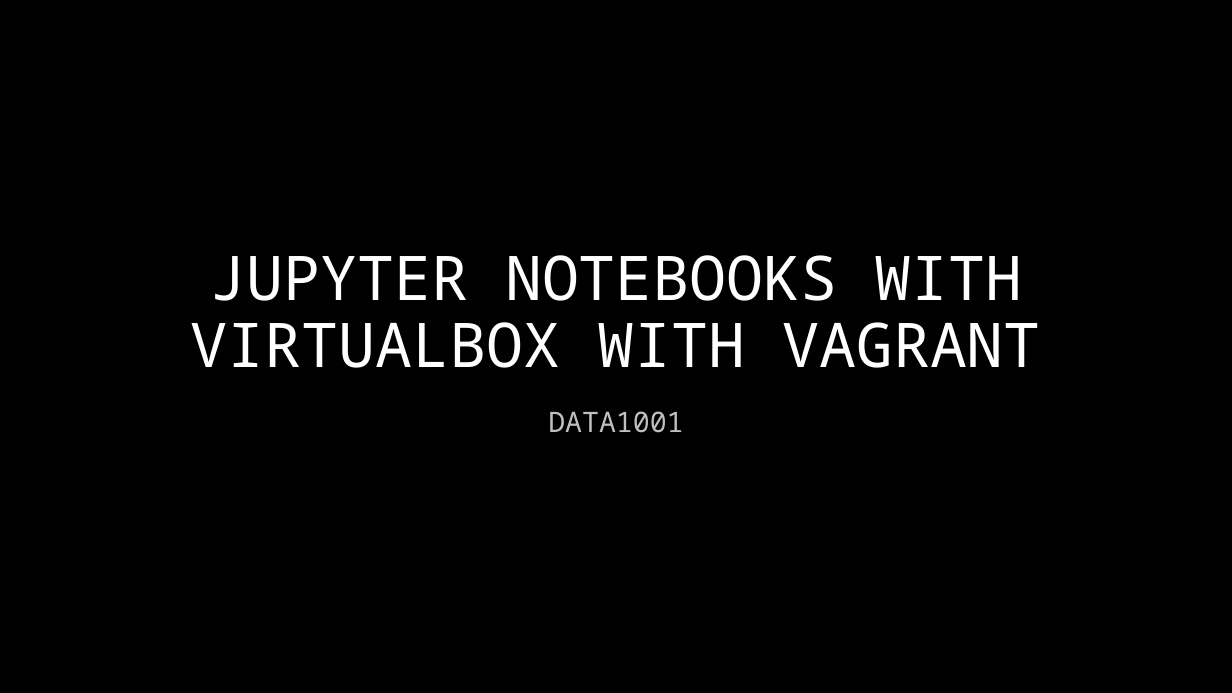
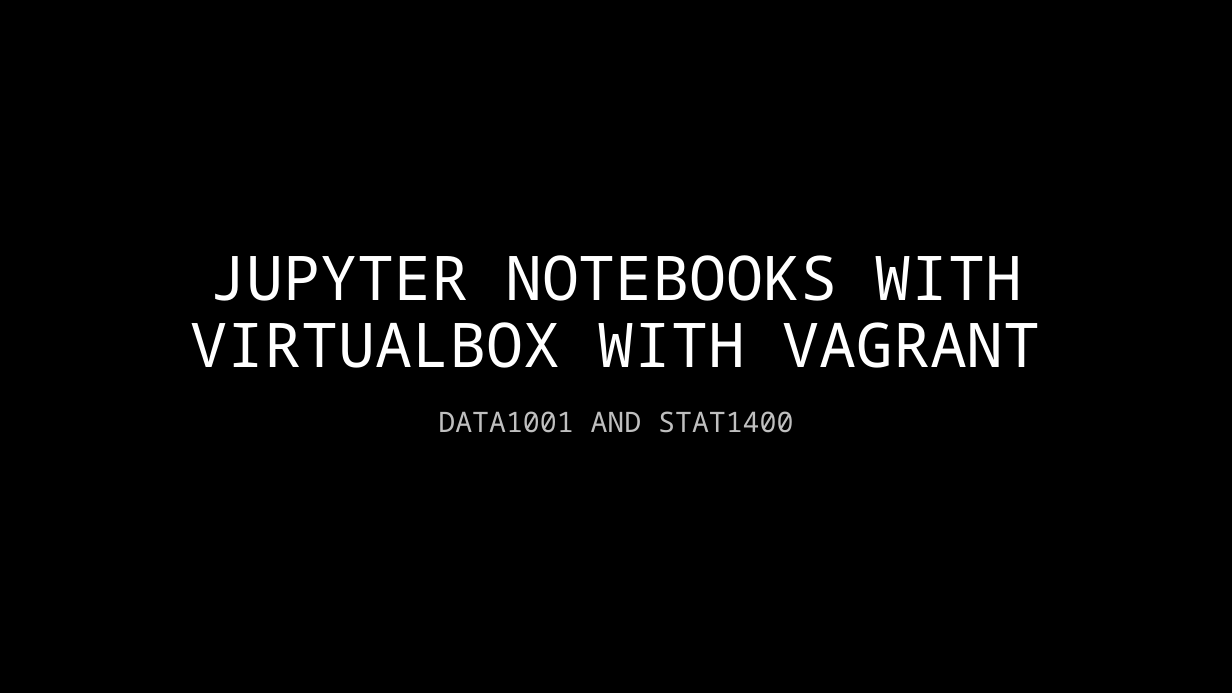
Before and after one commit to chrisbuwahpc/Data1001, a slide deck: slide 1 of VM_instructions.pptx. Drawn at 1232x693 pixels with LibreOffice and Linux fonts; fonts in the diff are those of the drawing; background and template pictures are left out. Boxes give left, top, right and bottom in pixels: in the first picture for what was removed or moved away, otherwise in the second. Text is boxed around its words. In the diff, an @@ line names an element or a change of style, - is before the commit and + after.

Commit message:
update ppt and Vagrantfiel

```diff
--- a/VM_instructions.pptx
+++ b/VM_instructions.pptx
@@ subtitle at (438,411,793,433): text changed @@
-DATA1001
+DATA1001 AND STAT1400
```
Also in this commit, not shown: 6 other slides changed, 1 slide added, 2 other files.
